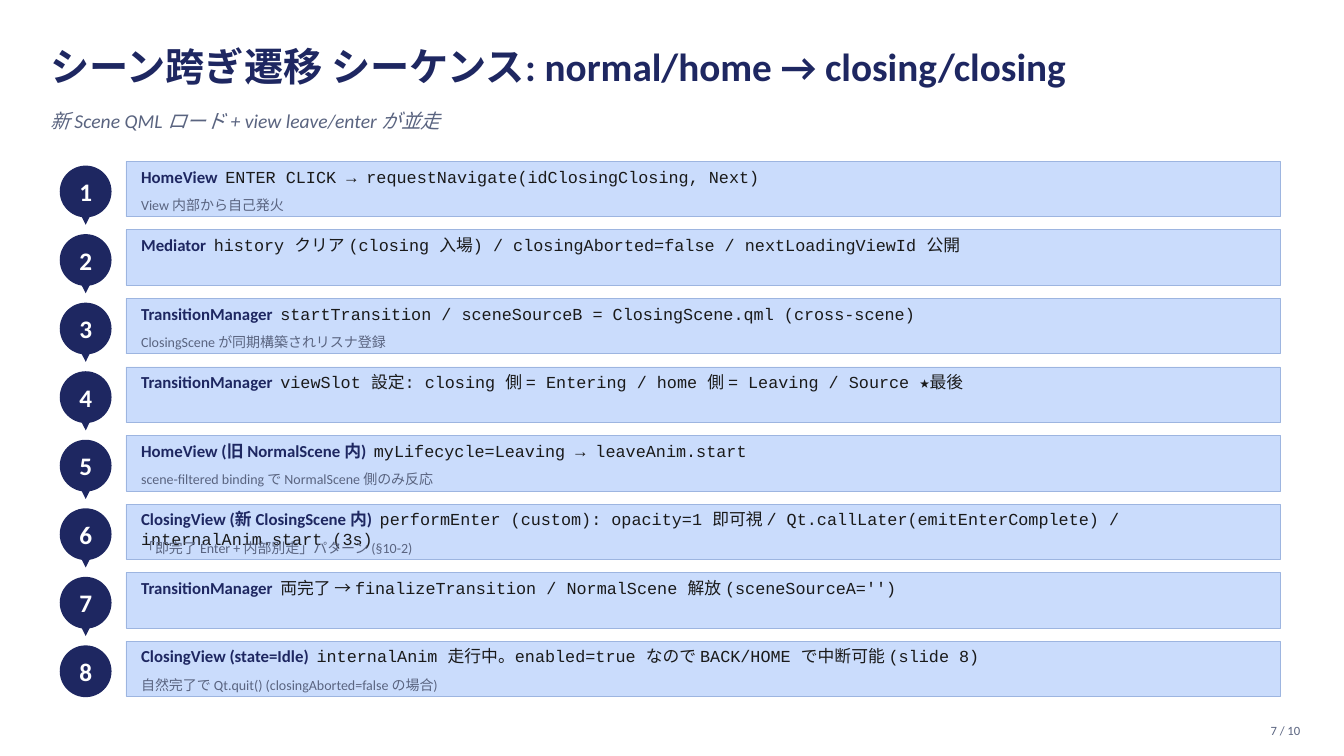
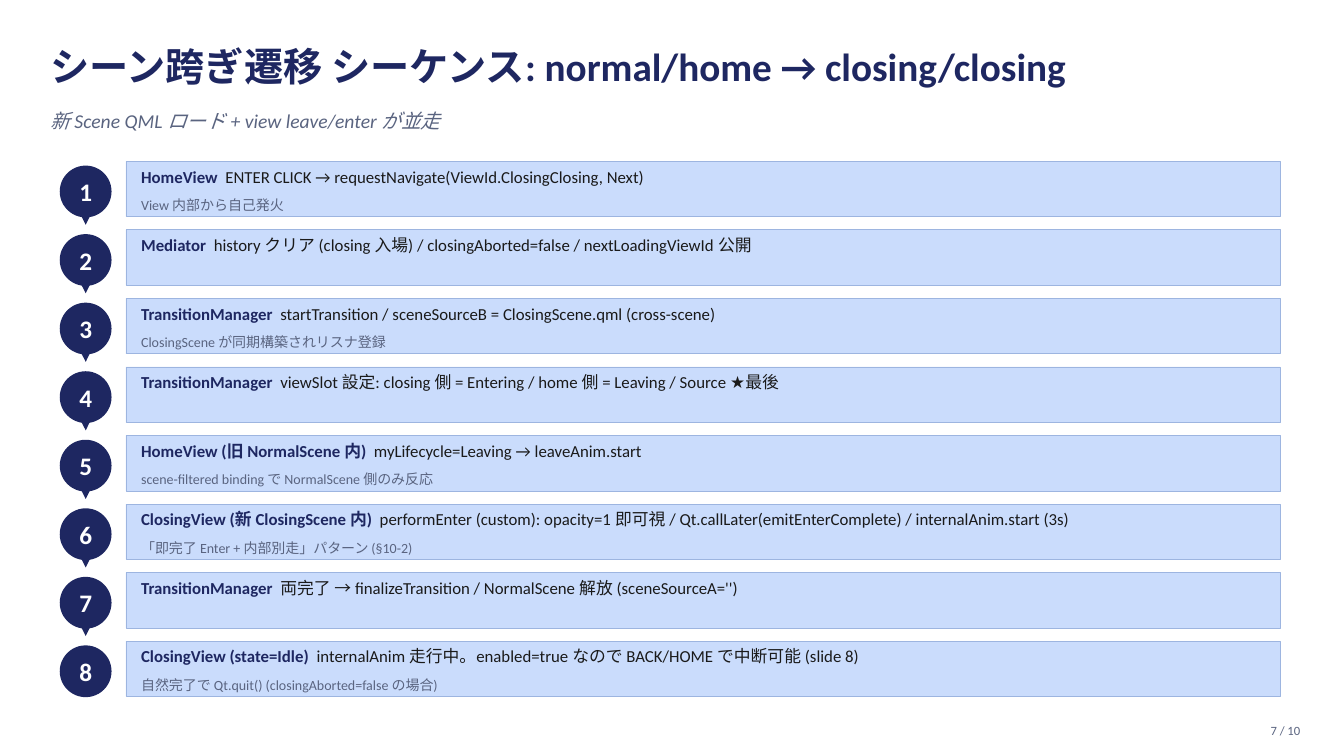
Before and after one commit to yuya-kadono/qul-loader-navigation-poc, a slide deck: slide 7 of docs/flows.pptx. Drawn at 1344x756 pixels with LibreOffice and Linux fonts; fonts in the diff are those of the drawing. Boxes give left, top, right and bottom in pixels: in the first picture for what was removed or moved away, otherwise in the second. Text is boxed around its words. In the diff, an @@ line names an element or a change of style, - is before the commit and + after.

```diff
--- a/docs/flows.pptx
+++ b/docs/flows.pptx
@@ text at bbox=[141, 171, 644, 186]: text changed; font Courier New to Calibri @@
-HomeView ENTER CLICK → requestNavigate(idClosingClosing, Next)
+HomeView ENTER CLICK → requestNavigate(ViewId.ClosingClosing, Next)
@@ text "Mediator history クリア (closing 入場) ..." at bbox=[141, 237, 752, 254]: font Courier New to Calibri in "history クリア (closing 入場) / closingAborted=false / ..." @@
@@ text "TransitionManager startTransition / sceneSourceB = ..." at bbox=[141, 308, 715, 323]: font Courier New to Calibri in "startTransition / sceneSourceB = ClosingScene.qml (cross-sce ..." @@
@@ text "TransitionManager viewSlot 設定: closing 側 ..." at bbox=[141, 374, 779, 391]: font Courier New to Calibri in "viewSlot 設定: closing 側 = Entering / ..." @@
@@ text "HomeView (旧 NormalScene 内) myLifecycle=Leaving ..." at bbox=[141, 442, 642, 461]: font Courier New to Calibri in "myLifecycle=Leaving → leaveAnim.start" @@
@@ text "ClosingView (新 ClosingScene 内) performEnter ..." at bbox=[141, 510, 1069, 530]: font Courier New to Calibri in "performEnter (custom): opacity=1 即可視 / Qt.callLater(emitEnte ..." @@
@@ text "TransitionManager 両完了 → finalizeTransition / ..." at bbox=[141, 580, 738, 597]: font Courier New to Calibri in "両完了 → finalizeTransition / NormalScene 解放 (sceneSourceA='')" @@
@@ text "ClosingView (state=Idle) internalAnim 走行中。enabled=true なので ..." at bbox=[141, 648, 859, 665]: font Courier New to Calibri in "internalAnim 走行中。enabled=true なので BACK/HOME で中断可能 (slide 8)" @@
```
Also in this commit, not shown: 8 other slides changed, 31 other files.
